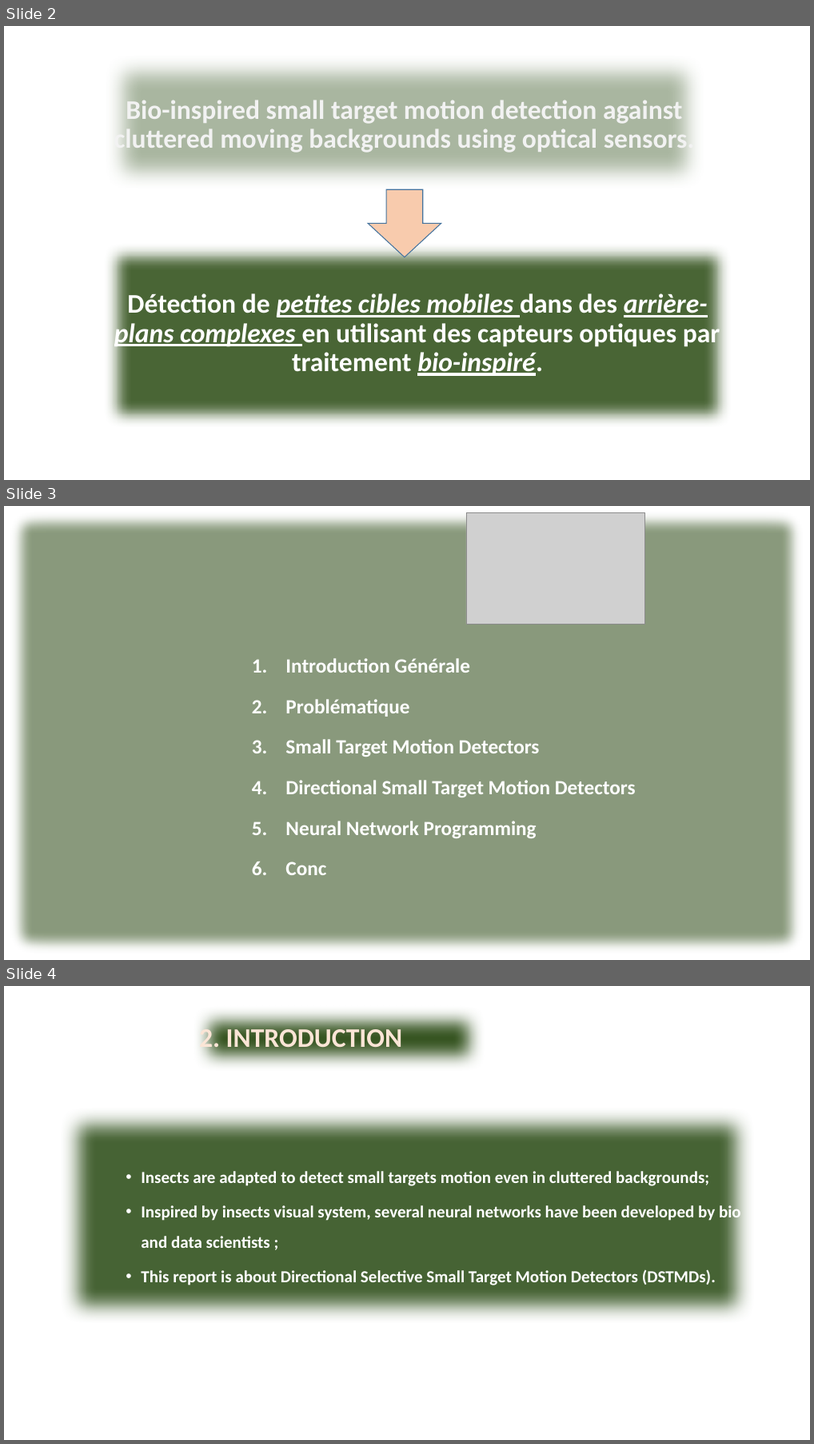
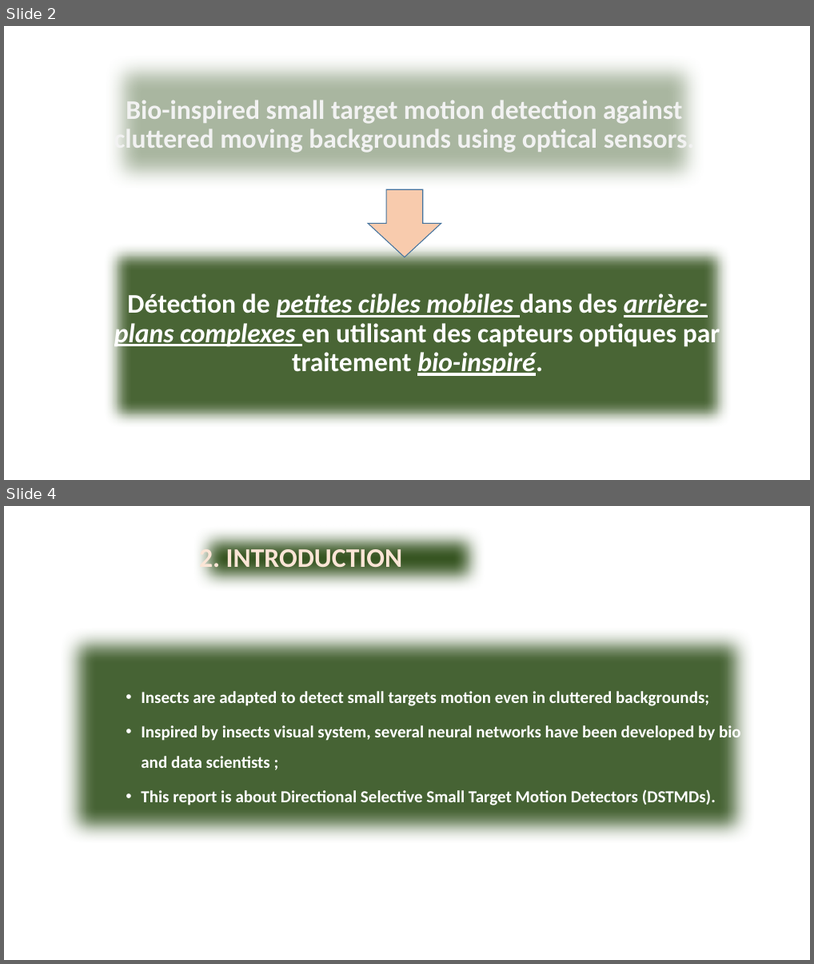
Before and after one commit to boukary-derra/pfe, a slide deck: report/report.pptx. Shown one above the other, each under a label of ours: slides 2, 3 and 4 before the commit, slides 2 and 4 after it; the slides between them are not shown. The pictures are 814x1444 and 814x964 pixels, drawn with LibreOffice and Linux fonts; fonts in the diff are those of the drawing; grey boxes stand for pictures; background and template pictures are left out. Boxes give left, top, right and bottom in pixels: in the first picture for what was removed or moved away, otherwise in the second. Text is boxed around its words. In the diff, an @@ line names an element or a change of style, - is before the commit and + after.

```diff
--- a/report/report.pptx
+++ b/report/report.pptx
@@ slide 3 removed at <box>4,506,810,960</box>, background picture (left out) @@
@@ rectangle removed at <box>4,506,810,960</box> @@
-                1. Introduction Générale
-                2. Problématique
-                3. Small Target Motion Detectors
-                4. Directional Small Target Motion Detectors
-                5. Neural Network Programming
-                6. Conc
@@ picture removed at <box>466,512,646,624</box> @@
```
Also in this commit, not shown: 1 slide changed, 1 slide added, 25 other files.
